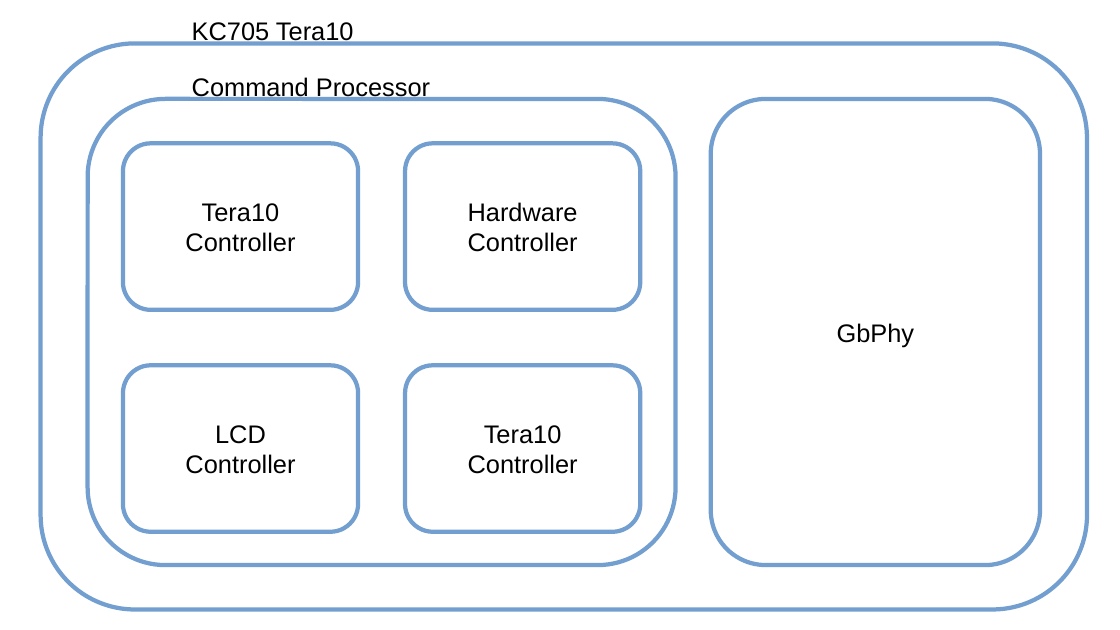
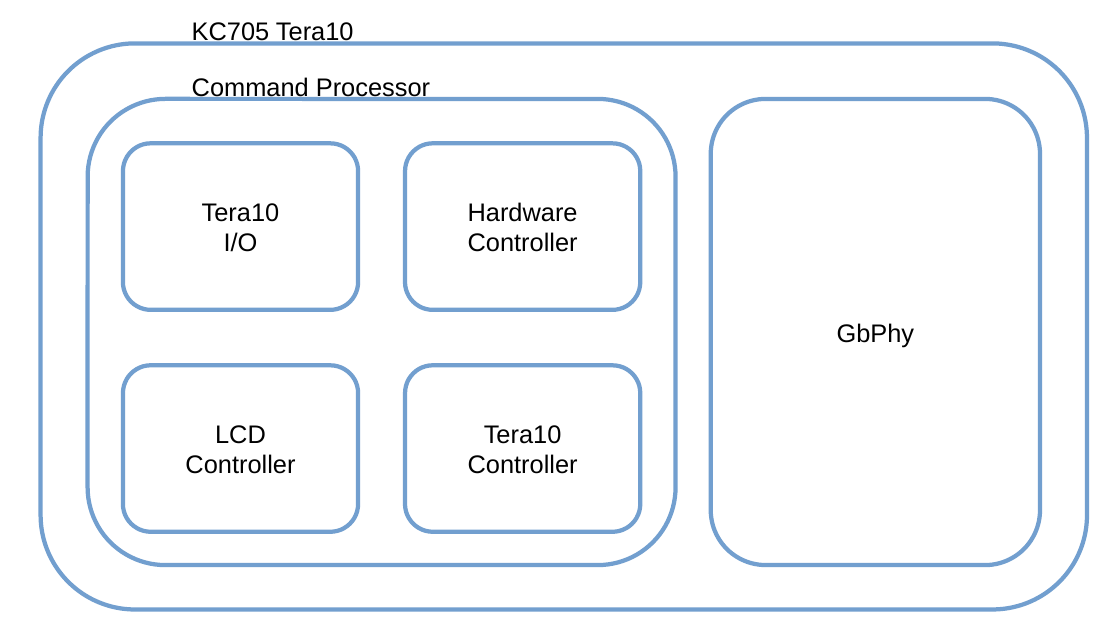
Before and after one commit to stefan-zugravel/prova_intermedia_tesi_stefan, a slide deck: slide 1 of IMG_TO_USE/Tera10kc705.odp. Drawn at 1120x630 pixels with LibreOffice and Linux fonts; fonts in the diff are those of the drawing. Boxes give left, top, right and bottom in pixels: in the first picture for what was removed or moved away, otherwise in the second. Text is boxed around its words. In the diff, an @@ line names an element or a change of style, - is before the commit and + after.

```diff
--- a/IMG_TO_USE/Tera10kc705.odp
+++ b/IMG_TO_USE/Tera10kc705.odp
@@ text in rounded rectangle at (224, 232, 258, 252): text changed @@
-Controller
+I/O
```
Also in this commit, not shown: 23 other files.
